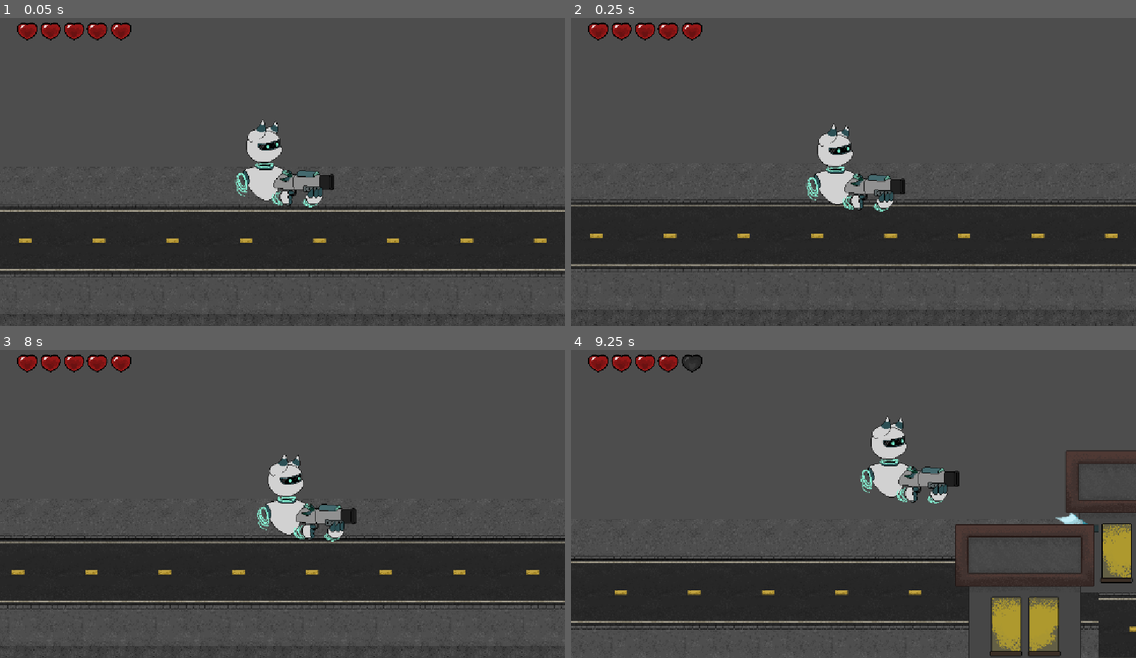
Above: before the commit, frames 1-4 (two rows, left to right).
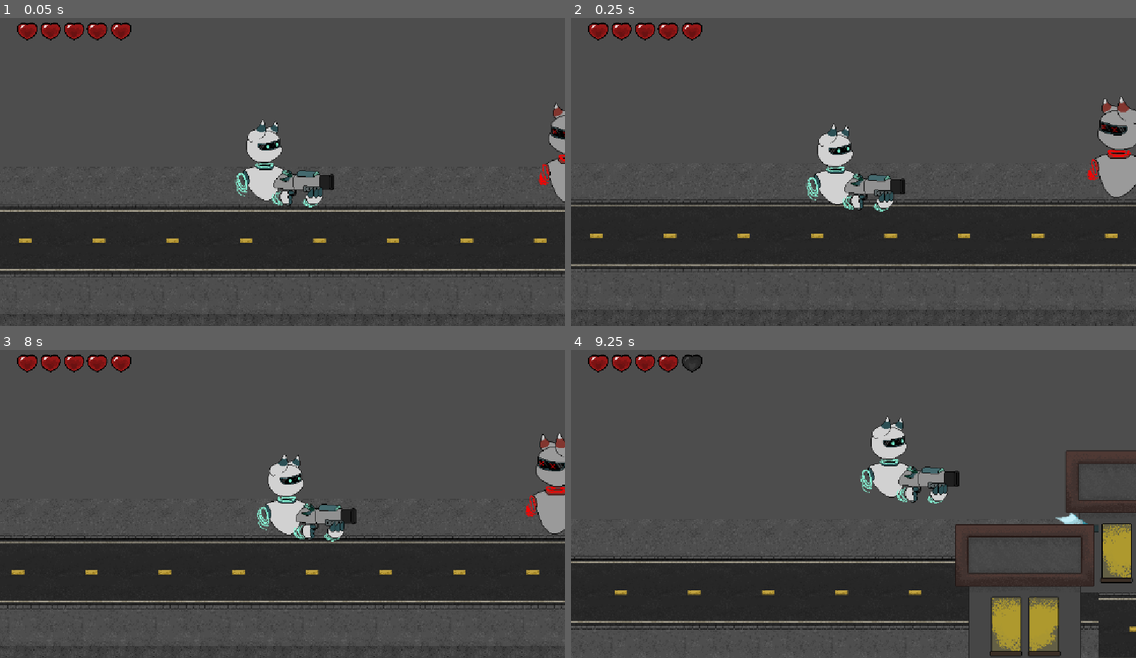
Above: after the commit, the same moments.

Repository: Dekoder-py/DaydreamProject
Game: Godot game, scene res://scenes/level_two.tscn
Two runs of this game, one before a commit and one after it. Both use one fixed random seed, a clock stepped at 60 frames per second and the inputs below. This scene is started directly instead of the project's main scene. Sound files missing from this copy of the repository are replaced by a short silence.
Inputs:
- Up to frame 1 (0.05 s): no input
- Up to frame 2 (0.25 s): no input
- Up to frame 3 (8 s): tap Enter (shoot) at 0.5, 0.6, 1.35, 2.1, 2.85, 3.6, 4.35, 5.1, 5.85, 6.6, 7.35 s; hold D (right) 0.53-2.03 s; tap W (jump) at 0.77, 1.52, 3.02, 3.77, 4.52, 6.02, 6.77, 7.52 s; hold A (left) 2.03-2.78 s; hold D (right) 2.78-4.28 s; hold A (left) 4.28-5.03 s; hold D (right) 5.03-5.78 s; hold A (left) 5.78-7.28 s; hold D (right) from 7.28 s (still down)
- Up to frame 4 (9.25 s): keep holding D (right); tap Enter (shoot) at 8.1, 8.85 s; tap W (jump) at 9.02 s

The runs differ from the first frame. In frame 1, 0.7% of the frame differs, in the area x 95-100%, y 27-60%; in frame 2, 1.8%, in the area x 91-100%, y 25-59%; in frame 3, 1.4%; in frame 4, nothing differs.

Commit message:
final, updated l2

Diff:
--- a/scenes/level_two.tscn
+++ b/scenes/level_two.tscn
@@ -1,10 +1,12 @@
-[gd_scene load_steps=9 format=4 uid="uid://dxoxulthmmrdh"]
+[gd_scene load_steps=11 format=4 uid="uid://dxoxulthmmrdh"]
 
-[ext_resource type="Script" path="res://scripts/level_two.gd" id="1_4yacq"]
+[ext_resource type="Script" uid="uid://bv4f0oraj3g0s" path="res://scripts/level_two.gd" id="1_4yacq"]
 [ext_resource type="PackedScene" uid="uid://bbqret6bimjuv" path="res://scenes/player.tscn" id="1_dmexl"]
 [ext_resource type="Texture2D" uid="uid://b3gmvhub1jted" path="res://assets/city tilemap.png" id="2_4yacq"]
 [ext_resource type="PackedScene" uid="uid://cmu2clkq2r62l" path="res://scenes/hud.tscn" id="3_kkfyh"]
 [ext_resource type="PackedScene" uid="uid://becdtkvp0qkta" path="res://scenes/killzone.tscn" id="4_kkfyh"]
+[ext_resource type="PackedScene" uid="uid://bcbtti50jfais" path="res://scenes/enemy.tscn" id="7_kp5rg"]
+[ext_resource type="PackedScene" uid="uid://c01cf15otvdwx" path="res://scenes/heart_item.tscn" id="7_l7e5k"]
 
 [sub_resource type="TileSetAtlasSource" id="TileSetAtlasSource_4yacq"]
 texture = ExtResource("2_4yacq")
@@ -83,4 +85,22 @@
 [node name="CollisionShape2D" type="CollisionShape2D" parent="Killzone"]
 shape = SubResource("WorldBoundaryShape2D_4yacq")
 
+[node name="HeartItem" parent="." instance=ExtResource("7_l7e5k")]
+position = Vector2(2539, -204)
+
+[node name="HeartItem2" parent="." instance=ExtResource("7_l7e5k")]
+position = Vector2(1355, -256)
+
+[node name="Enemy" parent="." instance=ExtResource("7_kp5rg")]
+position = Vector2(399, -14)
+
+[node name="Enemy2" parent="." instance=ExtResource("7_kp5rg")]
+position = Vector2(3040, -397)
+
+[node name="Enemy3" parent="." instance=ExtResource("7_kp5rg")]
+position = Vector2(2201, -145)
+
+[node name="Enemy4" parent="." instance=ExtResource("7_kp5rg")]
+position = Vector2(3447, -494)
+
 [editable path="HUD"]
